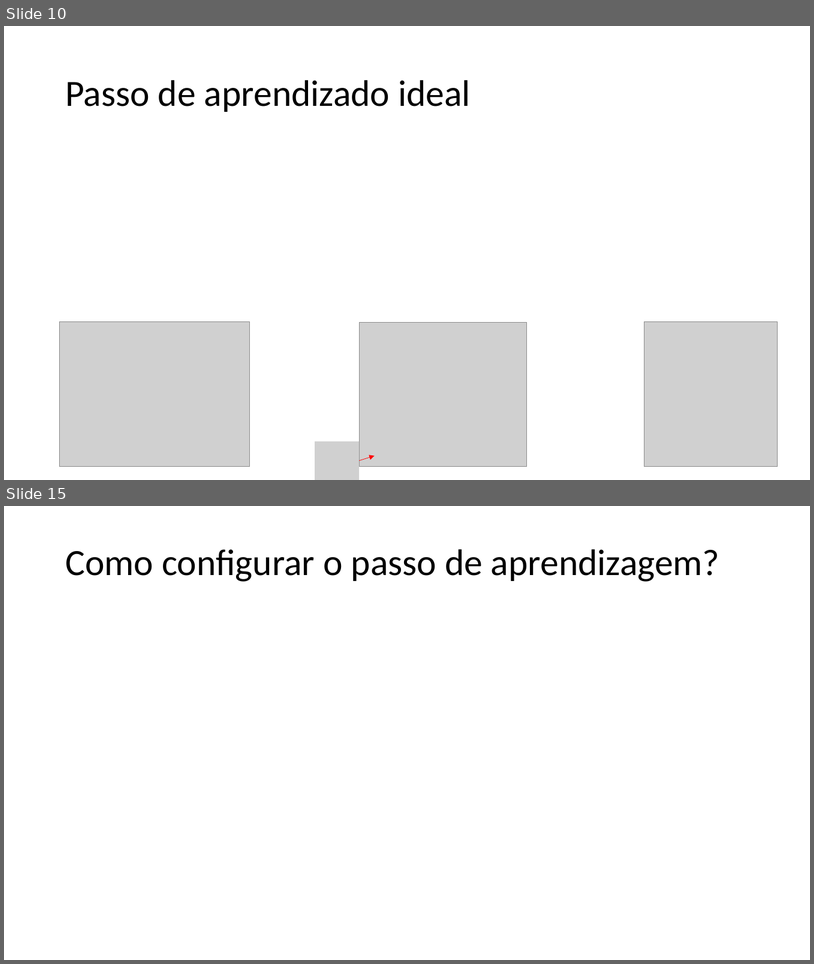
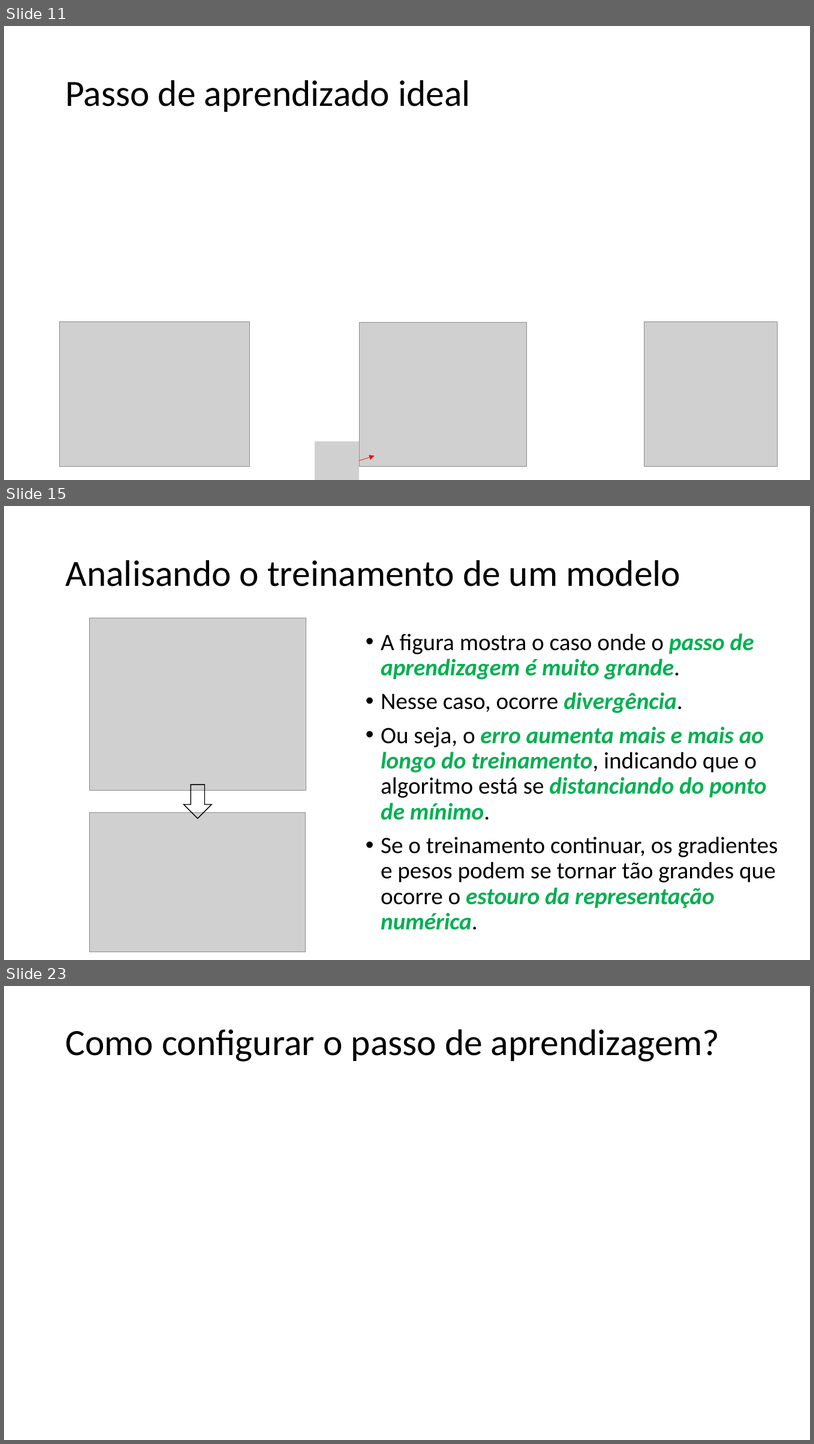
Before and after one commit to zz4fap/t319_aprendizado_de_maquina, a slide deck: slides/T319_Regressão_Linear (Parte III).pptx. Shown one above the other, each under a label of ours: slides 10 and 15 before the commit, slides 11, 15 and 23 after it; the slides between them are not shown. The pictures are 814x964 and 814x1444 pixels, drawn with LibreOffice and Linux fonts; fonts in the diff are those of the drawing; grey boxes stand for pictures. Boxes give left, top, right and bottom in pixels: in the first picture for what was removed or moved away, otherwise in the second. Text is boxed around its words. In the diff, an @@ line names an element or a change of style, - is before the commit and + after.

```diff
--- a/slides/T319_Regressão_Linear (Parte III).pptx
+++ b/slides/T319_Regressão_Linear (Parte III).pptx
@@ slide 15 added at <box>4,506,810,960</box>, background #FFFFFF @@
@@ title added at <box>65,560,681,586</box>, 44 pt, text #000000 @@
+Analisando o treinamento de um modelo
@@ picture added at <box>90,618,306,790</box> @@
@@ text added at <box>381,633,779,930</box>, 28 pt, text #000000 @@
+• A figura mostra o caso onde o passo de aprendizagem é muito grande.
+• Nesse caso, ocorre divergência.
+• Ou seja, o erro aumenta mais e mais ao longo do treinamento, indicando que o algoritmo está se distanciando do ponto de mínimo.
+• Se o treinamento continuar, os gradientes e pesos podem se tornar tão grandes que ocorre o estouro da representação numérica.
@@ right arrow added at <box>183,784,212,818</box>, outline #000000 1 pt @@
@@ picture added at <box>90,813,306,952</box> @@
@@ what was slide 10 is now slide 11 @@
@@ what was slide 15 is now slide 23 @@
```
Also in this commit, not shown: 1 slide changed, 11 other slides added, 3 slides removed, 6 other files.
